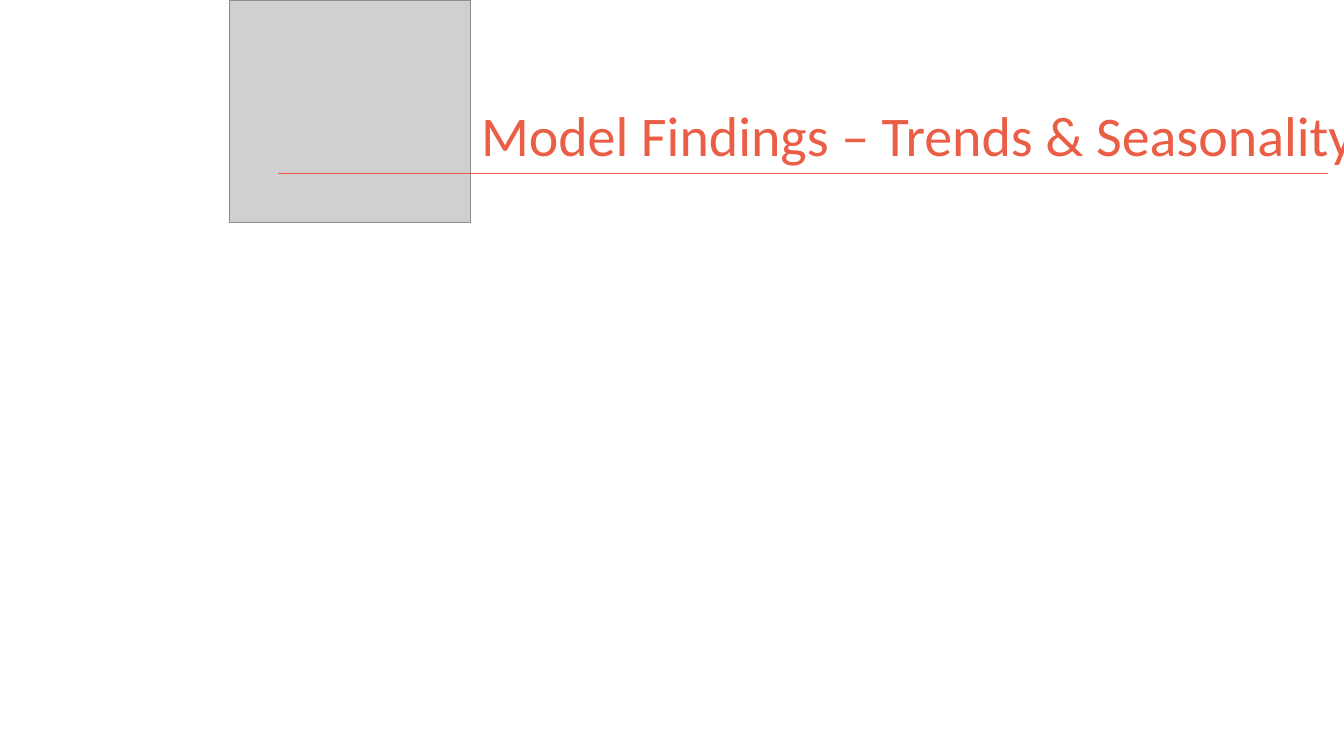
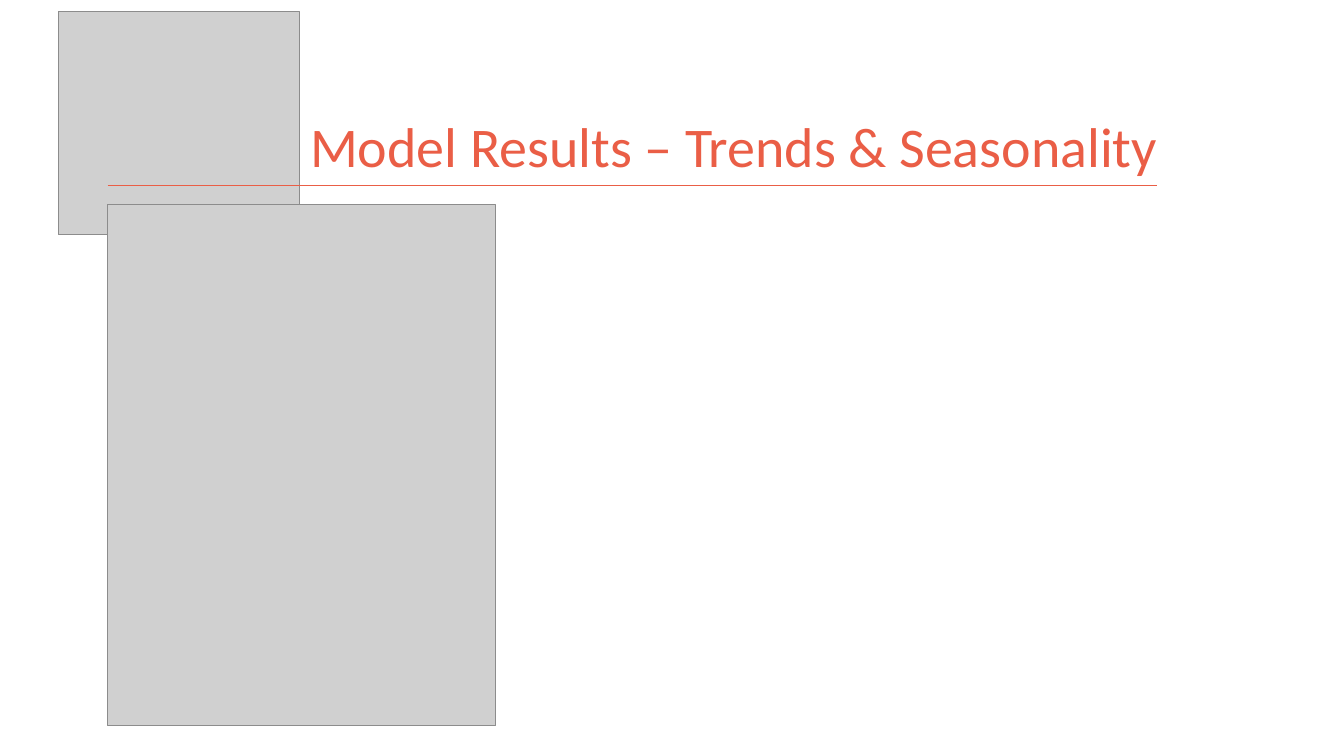
Before and after one commit to kman4/AirbnbPredictions, a slide deck: slide 20 of Airbnb Price Predictions (Model).pptx (slide 15 before the commit). Drawn at 1344x756 pixels with LibreOffice and Linux fonts; fonts in the diff are those of the drawing; grey boxes stand for pictures. Boxes give left, top, right and bottom in pixels: in the first picture for what was removed or moved away, otherwise in the second. Text is boxed around its words. In the diff, an @@ line names an element or a change of style, - is before the commit and + after.

Commit message:
add cover image and update powerpoint

```diff
--- a/Airbnb Price Predictions (Model).pptx
+++ b/Airbnb Price Predictions (Model).pptx
@@ picture: place and size @@
-picture at <box>230,0,471,223</box>
+picture at <box>58,12,299,235</box>
@@ title at <box>310,128,1156,176</box>: text changed @@
-Model Findings – Trends & Seasonality
+Model Results – Trends & Seasonality
@@ line moved from (278, 173) - (1328, 173) to (108, 186) - (1157, 186) @@
@@ picture added at <box>108,205,496,726</box> @@
```
Also in this commit, not shown: 4 other slides changed, 11 slides added, 2 slides removed, 1 other file.
